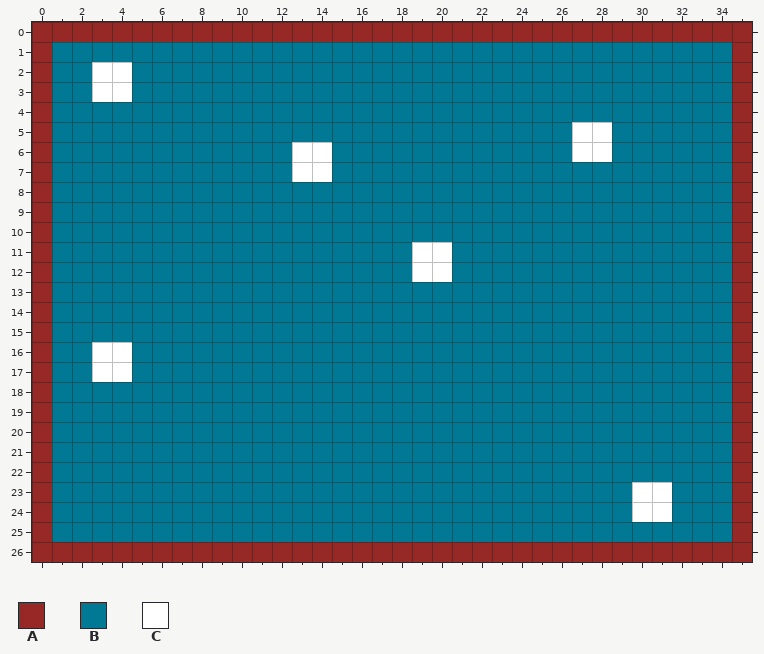
Tiled map (JSON) -- src/game/assets/levels/tilemap.json. The picture above was drawn from the file before the commit.
Cells are 25x25 px. Shown: x 0..35, y 0..26.
Key: from "tile-set": A 0, B 1, C 2.
_ is an empty cell.
Layer "1-background" before, first column x 0:
 0 AAAAAAAAAAAAAAAAAAAAAAAAAAAAAAAAAAAA
 1 ABBBBBBBBBBBBBBBBBBBBBBBBBBBBBBBBBBA
 2 ABBCCBBBBBBBBBBBBBBBBBBBBBBBBBBBBBBA
 3 ABBCCBBBBBBBBBBBBBBBBBBBBBBBBBBBBBBA
 4 ABBBBBBBBBBBBBBBBBBBBBBBBBBBBBBBBBBA
 5 ABBBBBBBBBBBBBBBBBBBBBBBBBBCCBBBBBBA
 6 ABBBBBBBBBBBBCCBBBBBBBBBBBBCCBBBBBBA
 7 ABBBBBBBBBBBBCCBBBBBBBBBBBBBBBBBBBBA
 8 ABBBBBBBBBBBBBBBBBBBBBBBBBBBBBBBBBBA
 9 ABBBBBBBBBBBBBBBBBBBBBBBBBBBBBBBBBBA
10 ABBBBBBBBBBBBBBBBBBBBBBBBBBBBBBBBBBA
11 ABBBBBBBBBBBBBBBBBBCCBBBBBBBBBBBBBBA
12 ABBBBBBBBBBBBBBBBBBCCBBBBBBBBBBBBBBA
13 ABBBBBBBBBBBBBBBBBBBBBBBBBBBBBBBBBBA
14 ABBBBBBBBBBBBBBBBBBBBBBBBBBBBBBBBBBA
15 ABBBBBBBBBBBBBBBBBBBBBBBBBBBBBBBBBBA
16 ABBCCBBBBBBBBBBBBBBBBBBBBBBBBBBBBBBA
17 ABBCCBBBBBBBBBBBBBBBBBBBBBBBBBBBBBBA
18 ABBBBBBBBBBBBBBBBBBBBBBBBBBBBBBBBBBA
19 ABBBBBBBBBBBBBBBBBBBBBBBBBBBBBBBBBBA
20 ABBBBBBBBBBBBBBBBBBBBBBBBBBBBBBBBBBA
21 ABBBBBBBBBBBBBBBBBBBBBBBBBBBBBBBBBBA
22 ABBBBBBBBBBBBBBBBBBBBBBBBBBBBBBBBBBA
23 ABBBBBBBBBBBBBBBBBBBBBBBBBBBBBCCBBBA
24 ABBBBBBBBBBBBBBBBBBBBBBBBBBBBBCCBBBA
25 ABBBBBBBBBBBBBBBBBBBBBBBBBBBBBBBBBBA
26 AAAAAAAAAAAAAAAAAAAAAAAAAAAAAAAAAAAA
The same view after the edit:
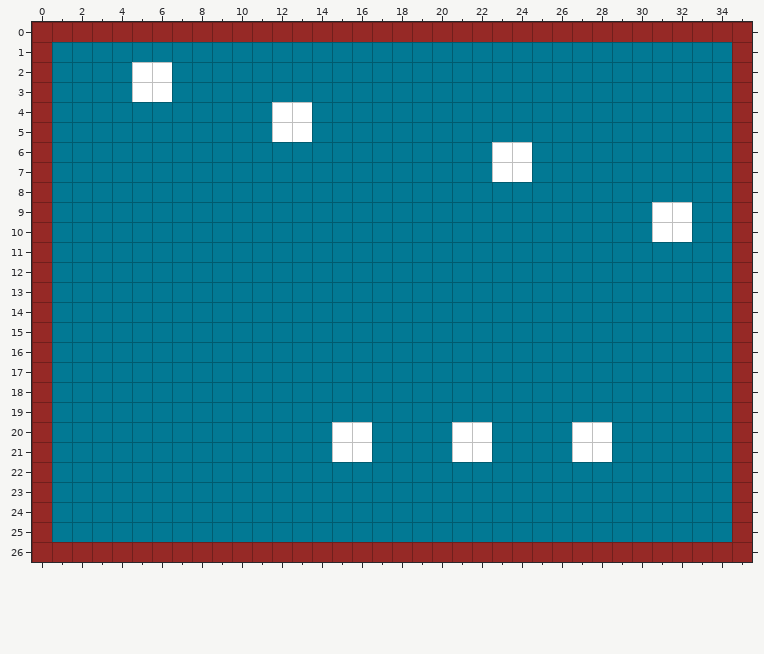
Tiles of an added or newly shown layer are drawn over the layers below it.
Change:
{"where": "layer \"1-background\" (now hidden)"}
{"y":2,"x":3,"old":"CCBB","new":"____"}
{"y":3,"x":3,"old":"CCBB","new":"____"}
{"y":4,"x":12,"old":"BB","new":"__"}
{"y":5,"x":12,"old":"BB","new":"__"}
{"y":5,"x":27,"old":"CC","new":"__"}
{"y":6,"x":13,"old":"CC","new":"__"}
{"y":6,"x":23,"old":"BB","new":"__"}
{"y":6,"x":27,"old":"CC","new":"__"}
{"y":7,"x":13,"old":"CC","new":"__"}
{"y":7,"x":23,"old":"BB","new":"__"}
{"y":9,"x":31,"old":"BB","new":"__"}
{"y":10,"x":31,"old":"BB","new":"__"}
{"y":11,"x":19,"old":"CC","new":"__"}
{"y":12,"x":19,"old":"CC","new":"__"}
{"y":16,"x":3,"old":"CC","new":"__"}
{"y":17,"x":3,"old":"CC","new":"__"}
{"y":20,"x":15,"old":"BB","new":"__"}
{"y":20,"x":21,"old":"BB","new":"__"}
{"y":20,"x":27,"old":"BB","new":"__"}
{"y":21,"x":15,"old":"BB","new":"__"}
{"y":21,"x":21,"old":"BB","new":"__"}
{"y":21,"x":27,"old":"BB","new":"__"}
{"y":23,"x":30,"old":"CC","new":"__"}
{"y":24,"x":30,"old":"CC","new":"__"}
{"where": "layer \"2-background\" (added)"}
{"y":2,"x":3,"old":"____","new":"BBCC"}
{"y":3,"x":3,"old":"____","new":"BBCC"}
{"y":4,"x":12,"old":"__","new":"CC"}
{"y":5,"x":12,"old":"__","new":"CC"}
{"y":5,"x":27,"old":"__","new":"BB"}
{"y":6,"x":13,"old":"__","new":"BB"}
{"y":6,"x":23,"old":"__","new":"CC"}
{"y":6,"x":27,"old":"__","new":"BB"}
{"y":7,"x":13,"old":"__","new":"BB"}
{"y":7,"x":23,"old":"__","new":"CC"}
{"y":9,"x":31,"old":"__","new":"CC"}
{"y":10,"x":31,"old":"__","new":"CC"}
{"y":11,"x":19,"old":"__","new":"BB"}
{"y":12,"x":19,"old":"__","new":"BB"}
{"y":16,"x":3,"old":"__","new":"BB"}
{"y":17,"x":3,"old":"__","new":"BB"}
{"y":20,"x":15,"old":"__","new":"CC"}
{"y":20,"x":21,"old":"__","new":"CC"}
{"y":20,"x":27,"old":"__","new":"CC"}
{"y":21,"x":15,"old":"__","new":"CC"}
{"y":21,"x":21,"old":"__","new":"CC"}
{"y":21,"x":27,"old":"__","new":"CC"}
{"y":23,"x":30,"old":"__","new":"BB"}
{"y":24,"x":30,"old":"__","new":"BB"}
